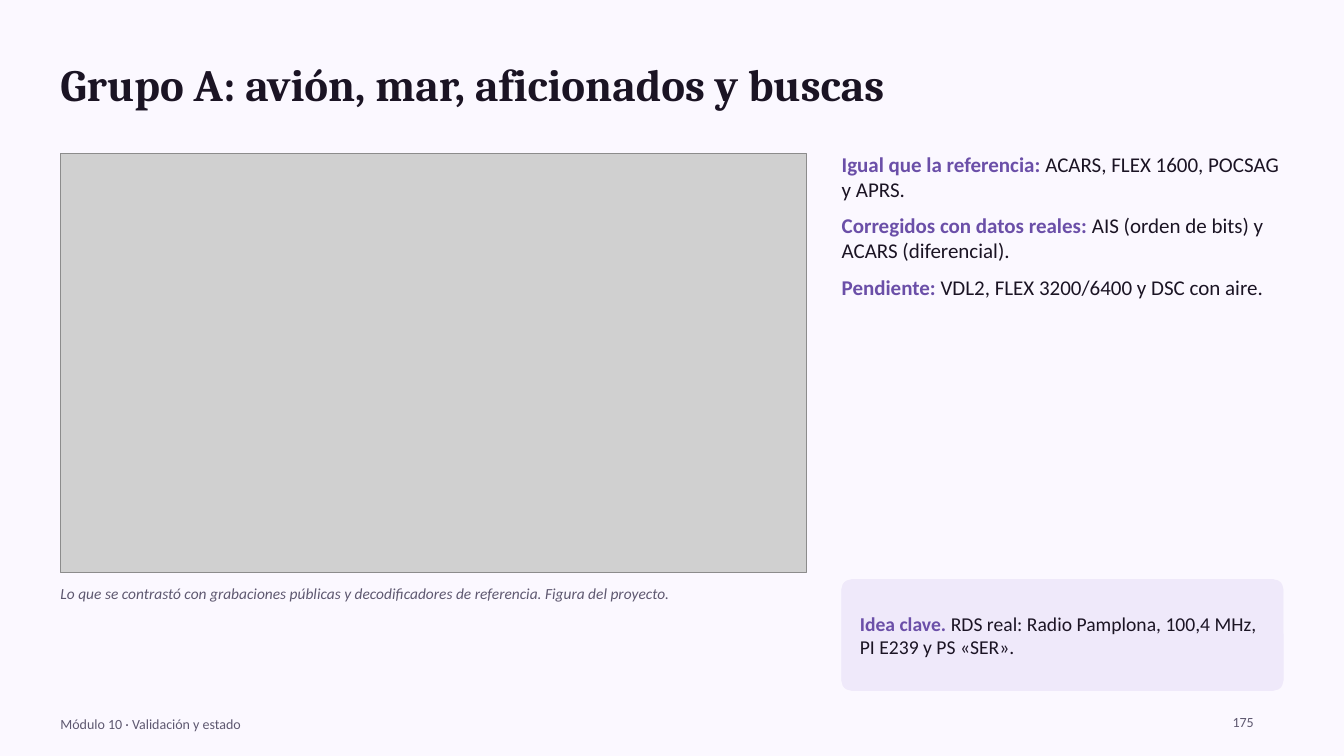
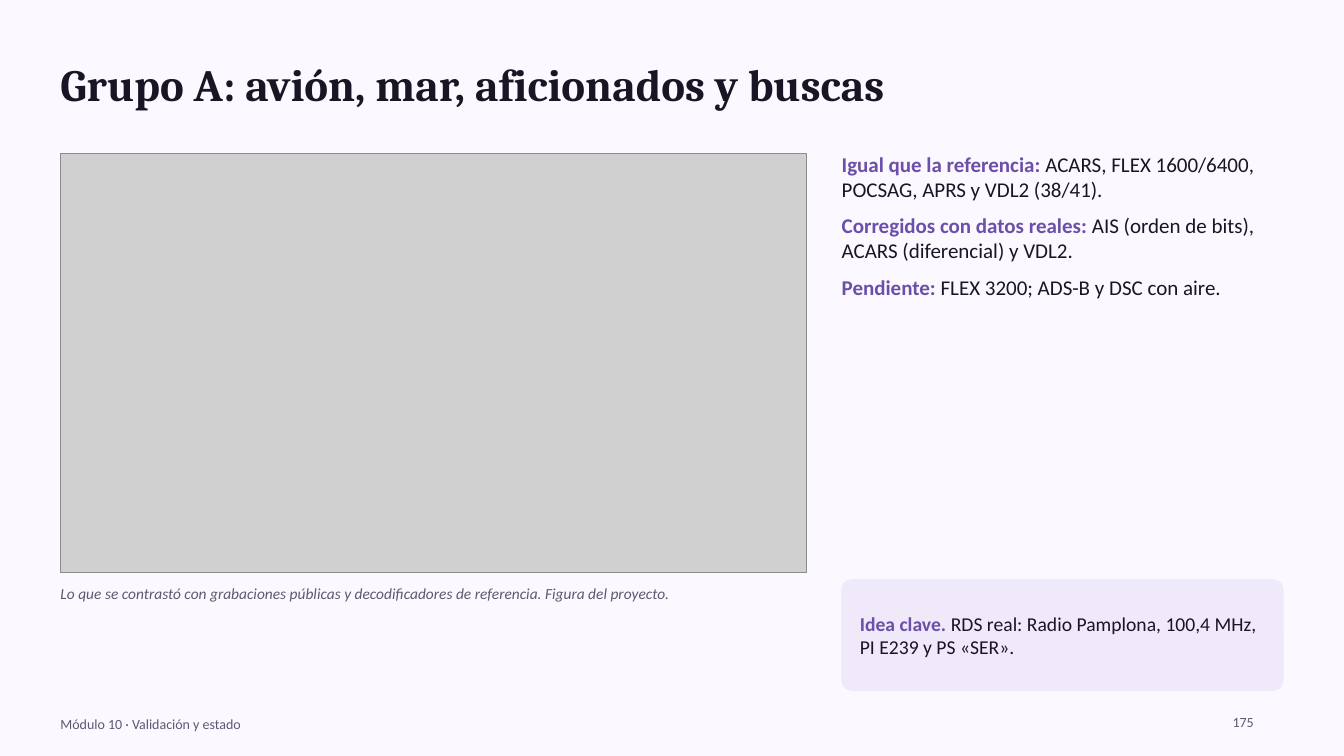
Before and after one commit to jlasherasTracasa/bladerf-suite, a slide deck: slide 175 of docs/presentacion/BladeRF_Lab.pptx. Drawn at 1344x756 pixels with LibreOffice and Linux fonts; fonts in the diff are those of the drawing; grey boxes stand for pictures. Boxes give left, top, right and bottom in pixels: in the first picture for what was removed or moved away, otherwise in the second. Text is boxed around its words. In the diff, an @@ line names an element or a change of style, - is before the commit and + after.

```diff
--- a/docs/presentacion/BladeRF_Lab.pptx
+++ b/docs/presentacion/BladeRF_Lab.pptx
@@ text at box(842, 157, 1255, 299): text changed @@
-• Igual que la referencia: ACARS, FLEX 1600, POCSAG y APRS.
-• Corregidos con datos reales: AIS (orden de bits) y ACARS (diferencial).
-• Pendiente: VDL2, FLEX 3200/6400 y DSC con aire.
+• Igual que la referencia: ACARS, FLEX 1600/6400, POCSAG, APRS y VDL2 (38/41).
+• Corregidos con datos reales: AIS (orden de bits), ACARS (diferencial) y VDL2.
+• Pendiente: FLEX 3200; ADS-B y DSC con aire.
```
Also in this commit, not shown: 24 other slides changed, 6 other files.
